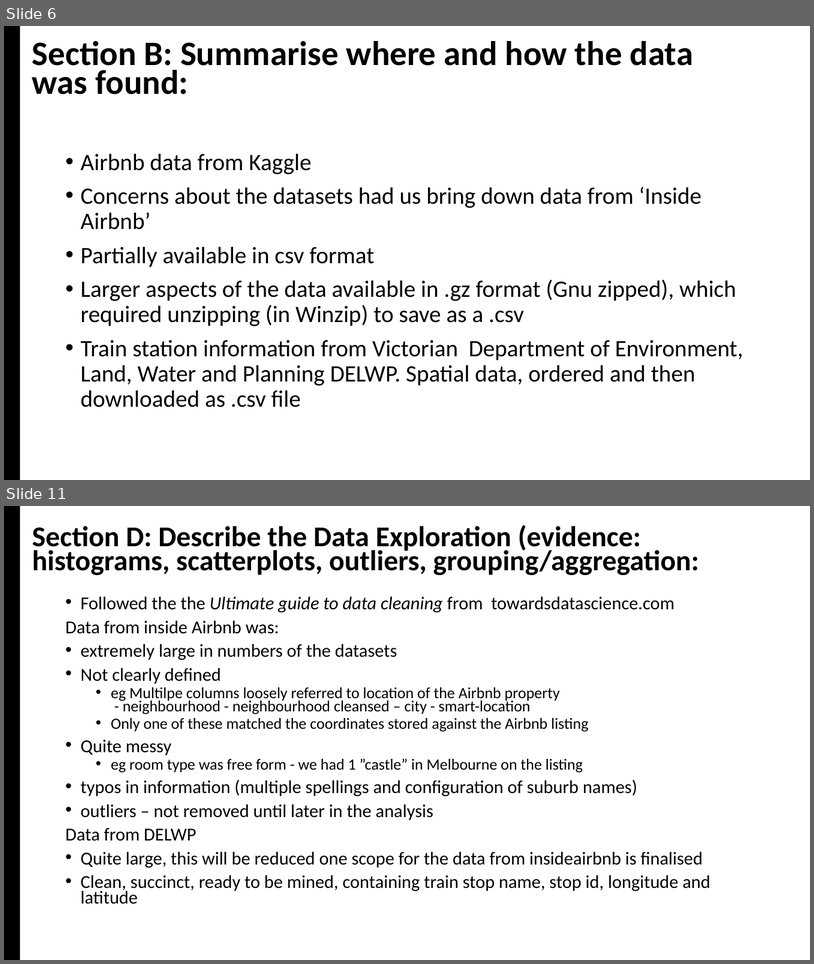
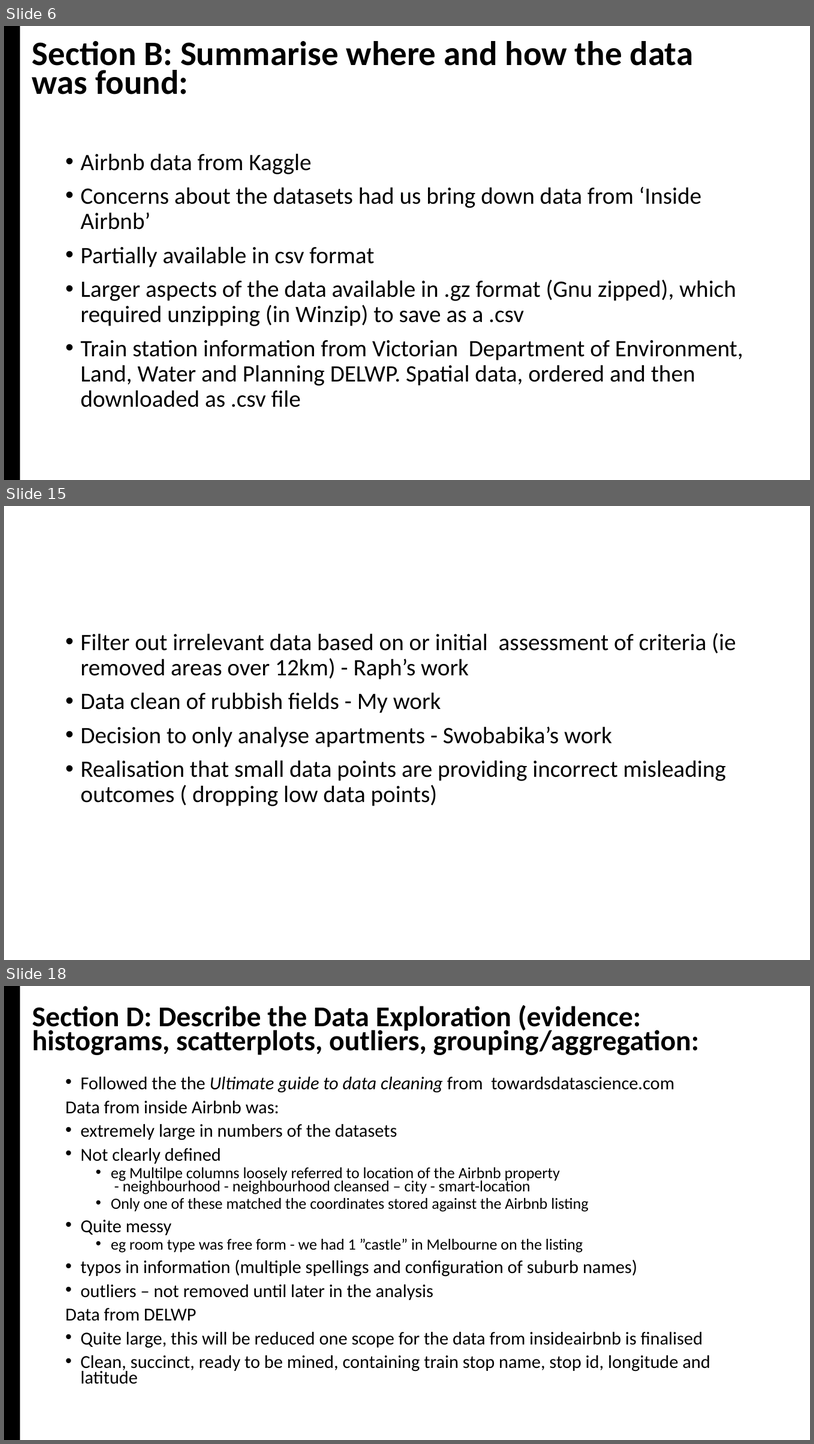
Before and after one commit to jMacProd/Project1, a slide deck: Presentation Slides/airbnbPresentation.pptx. Shown one above the other, each under a label of ours: slides 6 and 11 before the commit, slides 6, 15 and 18 after it; the slides between them are not shown. The pictures are 814x964 and 814x1444 pixels, drawn with LibreOffice and Linux fonts; fonts in the diff are those of the drawing. Boxes give left, top, right and bottom in pixels: in the first picture for what was removed or moved away, otherwise in the second. Text is boxed around its words. In the diff, an @@ line names an element or a change of style, - is before the commit and + after.

```diff
--- a/Presentation Slides/airbnbPresentation.pptx
+++ b/Presentation Slides/airbnbPresentation.pptx
@@ slide 15 added at bbox=[4, 506, 810, 960], background #FFFFFF @@
@@ text added at bbox=[81, 633, 736, 806], 28 pt, text #000000 @@
+• Filter out irrelevant data based on or initial assessment of criteria (ie removed areas over 12km) - Raph’s work
+• Data clean of rubbish fields - My work
+• Decision to only analyse apartments - Swobabika’s work
+• Realisation that small data points are providing incorrect misleading outcomes ( dropping low data points)
@@ what was slide 11 is now slide 18 @@
```
Also in this commit, not shown: 4 slides changed, 7 other slides added, 1 slide removed, 2 other files.
